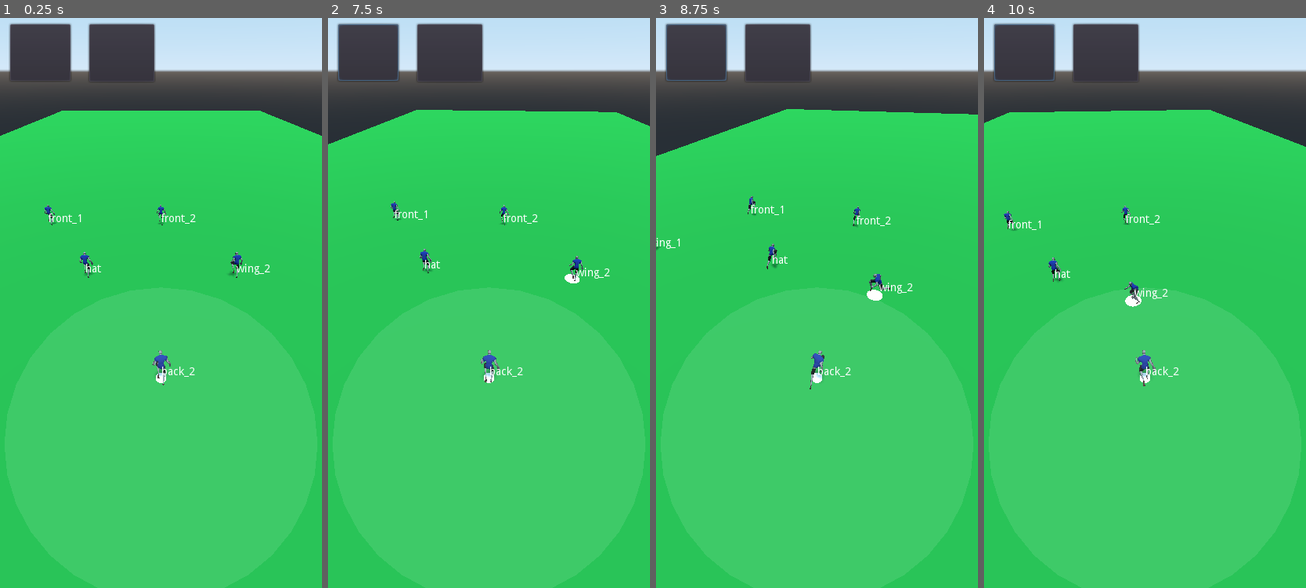
Above: before the commit, frames 1-4 (left to right).
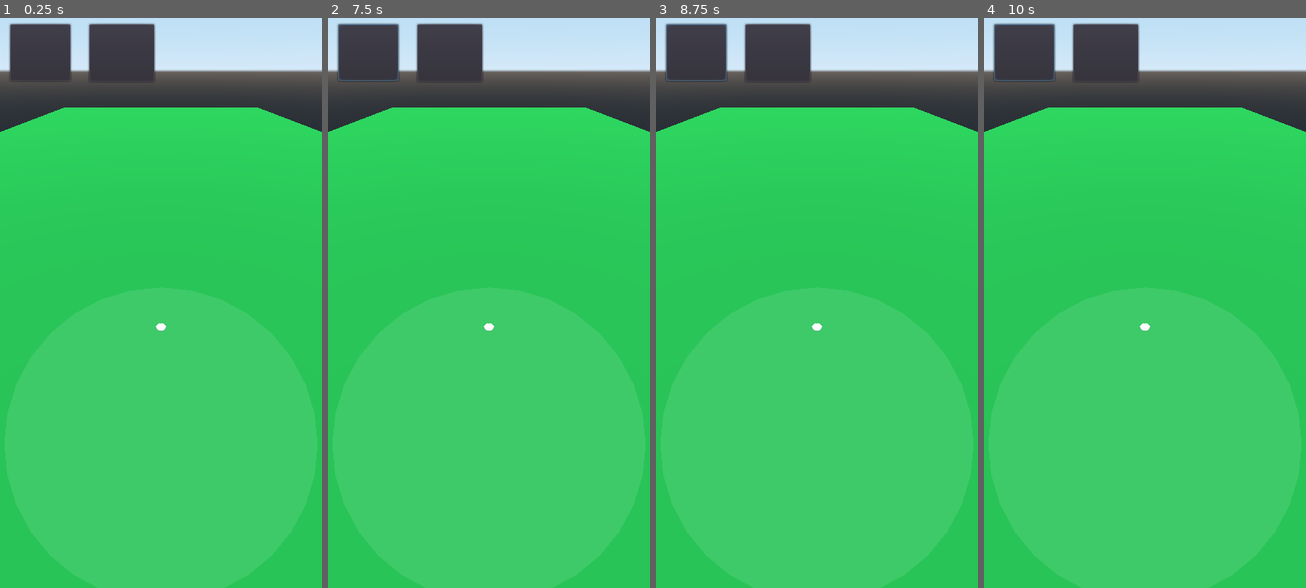
Above: after the commit, the same moments.

Repository: samhattangady/UltimateFrisbee
Game: Godot game, scene res://PlayingField.tscn
Same seed, same stepped clock (60 frames per second), same inputs: the game is played once before the commit and once after it.
Inputs (mouse positions are in pixels of both pictures, inside the frame that each line leads up to):
- Up to frame 1 (0.25 s): no input
- Up to frame 2 (7.5 s): click (450, 52) at 0.5 s; click (450, 52) at 1.25 s; click (450, 52) at 2 s; click (369, 52) at 2.75 s; tap Enter (ui_accept) at 3.5, 3.77, 4.25, 6.77, 7.25 s; move the mouse to (559, 274) at 3.52 s; hold Right (ui_right) 3.53-4.25 s; click (559, 274) at 3.67 s; drag from (424, 331) to (472, 417) at 4.27 s; move the mouse to (521, 177) at 5.02 s; hold Right (ui_right) 5.03-5.75 s; drag from (472, 417) to (392, 217) at 5.77 s; move the mouse to (585, 388) at 6.52 s; hold Left (ui_left) 6.53-7.25 s; drag from (392, 217) to (440, 154) at 7.27 s
- Up to frame 3 (8.75 s): move the mouse to (833, 303) at 8.02 s; hold Down (ui_down) from 8.03 s (still down); click (833, 303) at 8.17 s
- Up to frame 4 (10 s): release Down (ui_down) at 8.75 s; drag from (1096, 154) to (1080, 331) at 8.77 s; move the mouse to (1215, 274) at 9.52 s; hold Right (ui_right) from 9.53 s (still down); tap Enter (ui_accept) at 9.77 s

The runs differ from the first frame. In frame 1, 1.2% of the frame differs, in the area x 0-100%, y 15-65%; in frame 2, 1.7%; in frame 3, 2.7%, in the area x 0-100%, y 15-66%; in frame 4, 1.9%.
Error before the commit: Invalid call. Nonexistent function 'find_bone' in base 'Spatial'. (res://Player.gd:67)
Error after the commit: Parse Error: Can't preload resource at path: res://Player.tscn (res://PlayersController.gd:18)

Commit message:
wip: preparing for defense

Diff:
--- a/Debug.gd
+++ b/Debug.gd
@@ -20,7 +20,7 @@
         return
     for child in self.player_labels.get_children():
         self.player_labels.remove_child(child)
-    for player in self.players_controller.players:
+    for player in self.players_controller.all_players:
         var l = Label.new()
         l.text = player.get_debug_name()
         l.rect_position = self.game_camera.unproject_position(player.translation+Vector3(0,2,0))
--- a/Player.gd
+++ b/Player.gd
@@ -38,6 +38,8 @@
 var debug_name
 var time_remaining_to_catch
 var playing_catch_anim = false
+var offence_flag
+var shirt_material
 
 var debug_starting_time
 var debug=true
@@ -103,7 +105,6 @@
                 # self.playing_catch_anim = true
                 # self.animation_player.play('Catching', -1, 1.0, false)
 
-
 func get_wrist_position():
     # TODO (18 Jun 2019 sam): We need to add rotation aspect here I think
     var relative_translation = self.skeleton.get_bone_global_pose(self.right_hand).origin
@@ -247,10 +248,6 @@
     # also requires us to constrain running to directions with y=0, and also figure
     # out how to add jumping into this calculation, both with regards to skying and
     # laying out.
-    # FIXME (26 Jun 2019 sam): There is a problem. Sometimes, the players just wait
-    # in their position rather than actually attacking the disc. So they run to some
-    # point later in the disc path, and just wait there instead of running to the
-    # disc. Need to fix that as well.
     var number_of_samples = 1000
     var best_point = -1
     var best_time_difference = pow(10, 10)
@@ -337,6 +334,20 @@
 func state_is_thrown():
     return self.current_state == PLAYER_STATE.THROWN
 
-# FIXME (24 Jun 2019 sam): There is a bug with player movement. In hex when the first
-# pass is being made to the forehand side, that player does not move to collect the
-# disc.
+func set_as_offence():
+    # set color of offence jersey
+    self.offence_flag = true
+
+func set_as_defence():
+    # set color of defence jersey
+    self.player_model.set_yellow()
+    self.offence_flag = false
+
+func is_offence():
+    return self.offence_flag
+
+func is_defence():
+    return not self.offence_flag
+
+# FIXME (03 Jul 2019 sam): When a throw is made to end out of bounds, then the next
+# throws cannot be made. Some very wierd behaviour begins there. Look into it babes.
--- a/PlayerModel.tscn
+++ b/PlayerModel.tscn
@@ -1,6 +1,7 @@
-[gd_scene load_steps=7 format=2]
+[gd_scene load_steps=8 format=2]
 
 [ext_resource path="res://assets/scoober.glb" type="PackedScene" id=1]
+[ext_resource path="res://PlayerModel.gd" type="Script" id=2]
 
 [sub_resource type="SpatialMaterial" id=1]
 albedo_color = Color( 0.552941, 0.411765, 0.141176, 1 )
@@ -24,16 +25,11 @@
 nodes/output/position = Vector2( 496, 64 )
 node_connections = [ "output", 0, "Idle-Run", "Idle-Run", 0, "Idle", "Idle-Run", 1, "Run" ]
 
-[node name="PlayerModel" instance=ExtResource( 1 )]
+[node name="PlayerModel" index="0" instance=ExtResource( 1 )]
+script = ExtResource( 2 )
 
 [node name="BodyMesh" parent="Armature" index="0"]
 material/0 = SubResource( 1 )
-
-[node name="Armature2" parent="." index="1"]
-editor/display_folded = true
-
-[node name="Armature3" parent="." index="2"]
-editor/display_folded = true
 
 [node name="AnimationTree" type="AnimationTree" parent="." index="3"]
 tree_root = SubResource( 5 )
--- a/PlayersController.gd
+++ b/PlayersController.gd
@@ -5,15 +5,20 @@
 var game_camera
 var selected_player
 var disc
-var players = []
+var player_scene
+var offence_players = []
+var defence_players = []
+var all_players = []
 var player_attack_bids = {}
 var player_with_disc
 var PLAYER_PIXEL_RADIUS = 25
 var HEX_SPACING = 10.02
 
 func _ready():
-    self.create_players()
-    var player = self.hex_with_back_2()
+    self.player_scene = preload('res://Player.tscn')
+    self.create_hex_players()
+    self.create_defence_players()
+    var player = self.hex_with_back_1()
     player.assign_disc_possession()
     self.player_with_disc = player
 
@@ -21,79 +26,60 @@
     self.resolve_bids()
 
 func set_positions():
-    var player = self.hex_with_back_2()
+    var player = self.hex_with_back_1()
     return player
 
-func n_players():
-    var player_scene = preload('res://Player.tscn')
-    for i in range(number_of_players):
-        var p = player_scene.instance()
-        p.translation = Vector3(0.0, 0.0, -20.0*i)
+func create_hex_players():
+    var player_names = ['back_2', 'back_1', 'wing_1', 'hat', 'wing_2', 'front_1', 'front_2']
+    for name in player_names:
+        var p = self.player_scene.instance()
         self.add_child(p)
-        self.players.append(p)
-        if i == 0:
-            p.assign_disc_possession()
-            self.player_with_disc = p
+        p.set_as_offence()
+        p.set_debug_name(name)
+        self.offence_players.append(p)
+        self.all_players.append(p)
 
-func create_players():
-    # TODO (01 Jul 2019 sam): Clean up now that it is all simpler
-    var player_scene = preload('res://Player.tscn')
-    var back_1 = player_scene.instance()
-    back_1.set_debug_name('back_2')
-    self.add_child(back_1)
-    self.players.append(back_1)
-    var back_2 = player_scene.instance()
-    back_2.set_debug_name('back_1')
-    self.add_child(back_2)
-    self.players.append(back_2)
-    var wing_1 = player_scene.instance()
-    wing_1.set_debug_name('wing_1')
-    self.add_child(wing_1)
-    self.players.append(wing_1)
-    var hat = player_scene.instance()
-    hat.set_debug_name('hat')
-    self.add_child(hat)
-    self.players.append(hat)
-    var wing_2 = player_scene.instance()
-    wing_2.set_debug_name('wing_2')
-    self.add_child(wing_2)
-    self.players.append(wing_2)
-    var front_1 = player_scene.instance()
-    front_1.set_debug_name('front_1')
-    self.add_child(front_1)
-    self.players.append(front_1)
-    var front_2 = player_scene.instance()
-    front_2.set_debug_name('front_2')
-    self.add_child(front_2)
-    self.players.append(front_2)
+func create_defence_players():
+    var p = self.player_scene.instance()
+    self.add_child(p)
+    p.set_as_defence()
+    p.set_debug_name('defence')
+    p.translation = Vector3(3, 0, -3)
+    self.defence_players.append(p)
+    self.all_players.append(p)
 
-func hex_with_back_2():
-    self.players[0].translation = Vector3 (0.0, 0.0, 0.0)
-    self.players[1].translation = Vector3 (-2.0*HEX_SPACING, 0.0, -0.0*HEX_SPACING)
-    self.players[2].translation = Vector3 (-3.0*HEX_SPACING, 0.0, -1.5*HEX_SPACING)
-    self.players[3].translation = Vector3 (-1.0*HEX_SPACING, 0.0, -1.5*HEX_SPACING)
-    self.players[4].translation = Vector3 (1.0*HEX_SPACING, 0.0, -1.5*HEX_SPACING)
-    self.players[5].translation = Vector3 (-2.0*HEX_SPACING, 0.0, -3.0*HEX_SPACING)
-    self.players[6].translation = Vector3 (0.0*HEX_SPACING, 0.0, -3.0*HEX_SPACING)
-    return self.players[1]
+
+func hex_with_back_1():
+    var positions = [
+        Vector3(0.0, 0.0, 0.0),
+        Vector3(-2.0*HEX_SPACING, 0.0, -0.0*HEX_SPACING),
+        Vector3(-3.0*HEX_SPACING, 0.0, -1.5*HEX_SPACING),
+        Vector3(-1.0*HEX_SPACING, 0.0, -1.5*HEX_SPACING),
+        Vector3(1.0*HEX_SPACING, 0.0, -1.5*HEX_SPACING),
+        Vector3(-2.0*HEX_SPACING, 0.0, -3.0*HEX_SPACING),
+        Vector3(0.0*HEX_SPACING, 0.0, -3.0*HEX_SPACING)
+    ]
+    for i in range(len(positions)):
+        self.offence_players[i].translation = positions[i]
+    return self.offence_players[1]
 
 func run_to_hex_with_back_2():
     # FIXME (01 Jul 2019 sam): Fails because player wiht disc is made to run?
-    self.players[0].run_to_world_point(Vector3 (0.0, 0.0, 0.0))
-    self.players[1].run_to_world_point(Vector3 (-2.0*HEX_SPACING, 0.0, -0.0*HEX_SPACING))
-    self.players[2].run_to_world_point(Vector3 (-3.0*HEX_SPACING, 0.0, -1.5*HEX_SPACING))
-    self.players[3].run_to_world_point(Vector3 (-1.0*HEX_SPACING, 0.0, -1.5*HEX_SPACING))
-    self.players[4].run_to_world_point(Vector3 (1.0*HEX_SPACING, 0.0, -1.5*HEX_SPACING))
-    self.players[5].run_to_world_point(Vector3 (-2.0*HEX_SPACING, 0.0, -3.0*HEX_SPACING))
-    self.players[6].run_to_world_point(Vector3 (0.0*HEX_SPACING, 0.0, -3.0*HEX_SPACING))
-    return self.players[0]
+    self.offence_players[0].run_to_world_point(Vector3 (0.0, 0.0, 0.0))
+    self.offence_players[1].run_to_world_point(Vector3 (-2.0*HEX_SPACING, 0.0, -0.0*HEX_SPACING))
+    self.offence_players[2].run_to_world_point(Vector3 (-3.0*HEX_SPACING, 0.0, -1.5*HEX_SPACING))
+    self.offence_players[3].run_to_world_point(Vector3 (-1.0*HEX_SPACING, 0.0, -1.5*HEX_SPACING))
+    self.offence_players[4].run_to_world_point(Vector3 (1.0*HEX_SPACING, 0.0, -1.5*HEX_SPACING))
+    self.offence_players[5].run_to_world_point(Vector3 (-2.0*HEX_SPACING, 0.0, -3.0*HEX_SPACING))
+    self.offence_players[6].run_to_world_point(Vector3 (0.0*HEX_SPACING, 0.0, -3.0*HEX_SPACING))
+    return self.offence_players[0]
 
 func set_game_camera(camera):
     self.game_camera = camera
 
 func set_disc(disc):
     self.disc = disc
-    for player in self.players:
+    for player in self.all_players:
         player.set_disc(disc)
 
 func handle_screen_tap(point):
@@ -118,12 +104,12 @@
     if self.player_with_disc == null:
         player.catch_disc()
         self.player_with_disc = player
-        for p in self.players:
+        for p in self.offence_players:
             if p.state_is_thrown():
                 p.set_idle()
 
 func is_player_being_selected(point):
-    for player in self.players:
+    for player in self.offence_players:
         # TODO (30 May 2019 sam): If there are 2 players very close to each other
         # this will always select the one who was generated first.
         # TODO (30 May 2019 sam): Select players based on the translation of their
@@ -134,7 +120,7 @@
     return null
 
 func deselect_all_players():
-    for player in self.players:
+    for player in self.offence_players:
         player.set_deselected()
 
 func start_throw(throw_data):
--- a/PlayingField.gd
+++ b/PlayingField.gd
@@ -38,7 +38,7 @@
     self.game_camera.disc_position_update(self.disc.path.translation)
 
 func connect_player_signals():
-    for p in self.players_controller.players:
+    for p in self.players_controller.all_players:
         self.input_controls.connect('set_pause_state', p, 'set_pause_state')
         self.disc.connect('throw_started', p, 'disc_is_thrown')
         p.connect('throw_animation_complete', self.disc, 'start_throw_animation')
@@ -46,10 +46,6 @@
         p.connect('thrower_arm_position', self.disc, 'attach_to_wrist')
         p.connect('try_to_catch_disc', self.players_controller, 'player_trying_to_catch_disc')
         p.connect('bid_to_attack_disc', self.players_controller, 'players_bidding_to_attack_disc')
-    self.players_controller.players[0].connect('debug_point', self.world_debug, 'debug_point')
-    self.players_controller.players[0].connect('debug_point', self.screen_debug, 'debug_point')
-    self.players_controller.players[0].connect('clear_debug_points', self.world_debug, 'clear_debug_points')
-    self.players_controller.players[0].connect('clear_debug_points', self.screen_debug, 'clear_debug_points')
 
 func check_player_selected():
     pass
